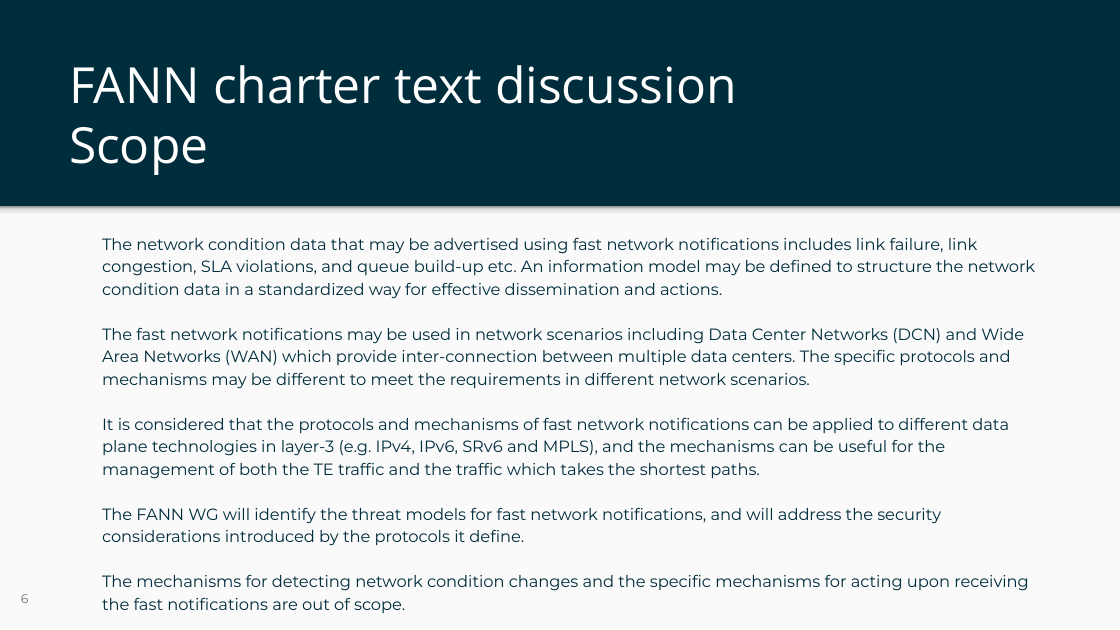
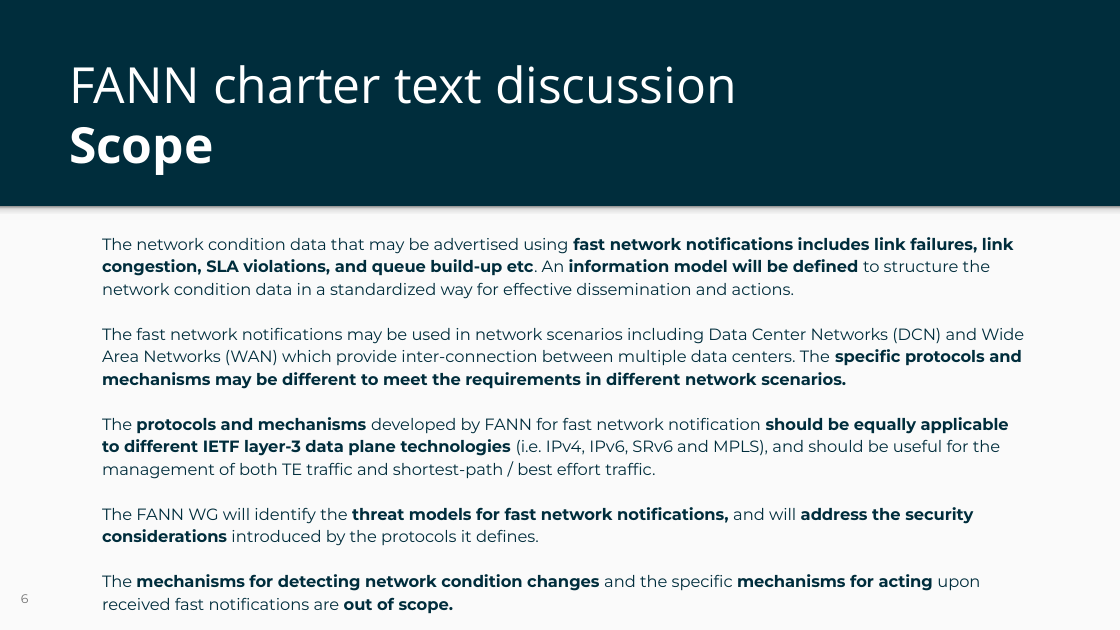
Before and after one commit to Yingzhen-ietf/FANN-charter, a slide deck: slide 6 of ietf-125-fann-slides.pptx. Drawn at 1120x630 pixels with LibreOffice and Linux fonts; fonts in the diff are those of the drawing; background and template pictures are left out. Boxes give left, top, right and bottom in pixels: in the first picture for what was removed or moved away, otherwise in the second. Text is boxed around its words. In the diff, an @@ line names an element or a change of style, - is before the commit and + after.

```diff
--- a/ietf-125-fann-slides.pptx
+++ b/ietf-125-fann-slides.pptx
@@ title "FANN charter text discussion Scope" at bbox=[69, 65, 737, 175]: bold on in "Scope" @@
@@ text at bbox=[102, 237, 1014, 299]: text changed @@
-The network condition data that may be advertised using fast network notifications includes link failure, link congestion, SLA violations, and queue build-up etc. An information model may be defined to structure the network condition data in a standardized way for effective dissemination and actions.
+The network condition data that may be advertised using fast network notifications includes link failures, link congestion, SLA violations, and queue build-up etc. An information model will be defined to structure the network condition data in a standardized way for effective dissemination and actions.
@@ text at bbox=[102, 328, 1024, 389]: bold on in "specific protocols and mechanisms may be different ..." @@
@@ text at bbox=[102, 417, 1009, 614]: text changed @@
-It is considered that the protocols and mechanisms of fast network notifications can be applied to different data plane technologies in layer-3 (e.g. IPv4, IPv6, SRv6 and MPLS), and the mechanisms can be useful for the management of both the TE traffic and the traffic which takes the shortest paths.
-The FANN WG will identify the threat models for fast network notifications, and will address the security considerations introduced by the protocols it define.
-The mechanisms for detecting network condition changes and the specific mechanisms for acting upon receiving the fast notifications are out of scope.
+The protocols and mechanisms developed by FANN for fast network notification should be equally applicable to different IETF layer-3 data plane technologies (i.e. IPv4, IPv6, SRv6 and MPLS), and should be useful for the management of both TE traffic and shortest-path / best effort traffic.
+The FANN WG will identify the threat models for fast network notifications, and will address the security considerations introduced by the protocols it defines.
+The mechanisms for detecting network condition changes and the specific mechanisms for acting upon received fast notifications are out of scope.
```
Also in this commit, not shown: 6 other slides changed, 8 slides added.
